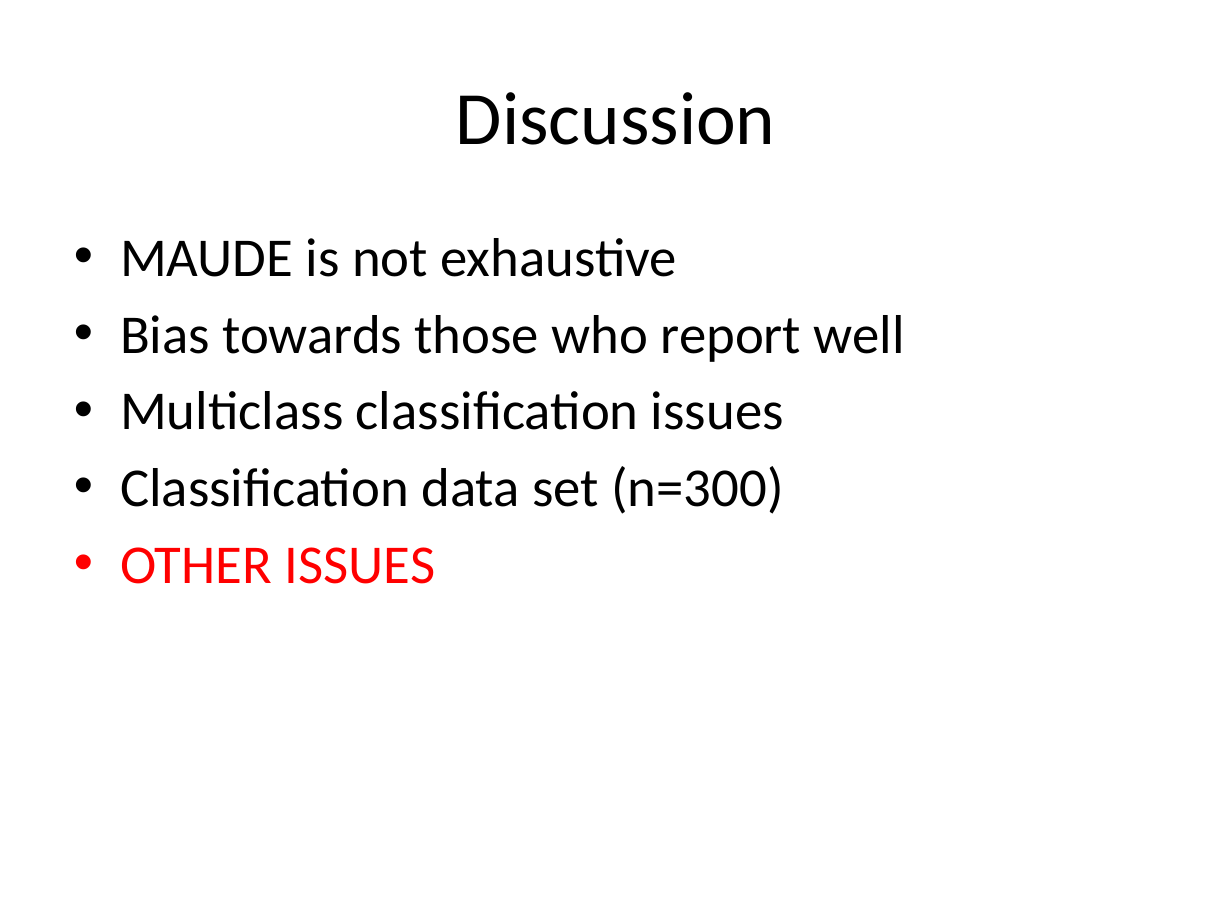
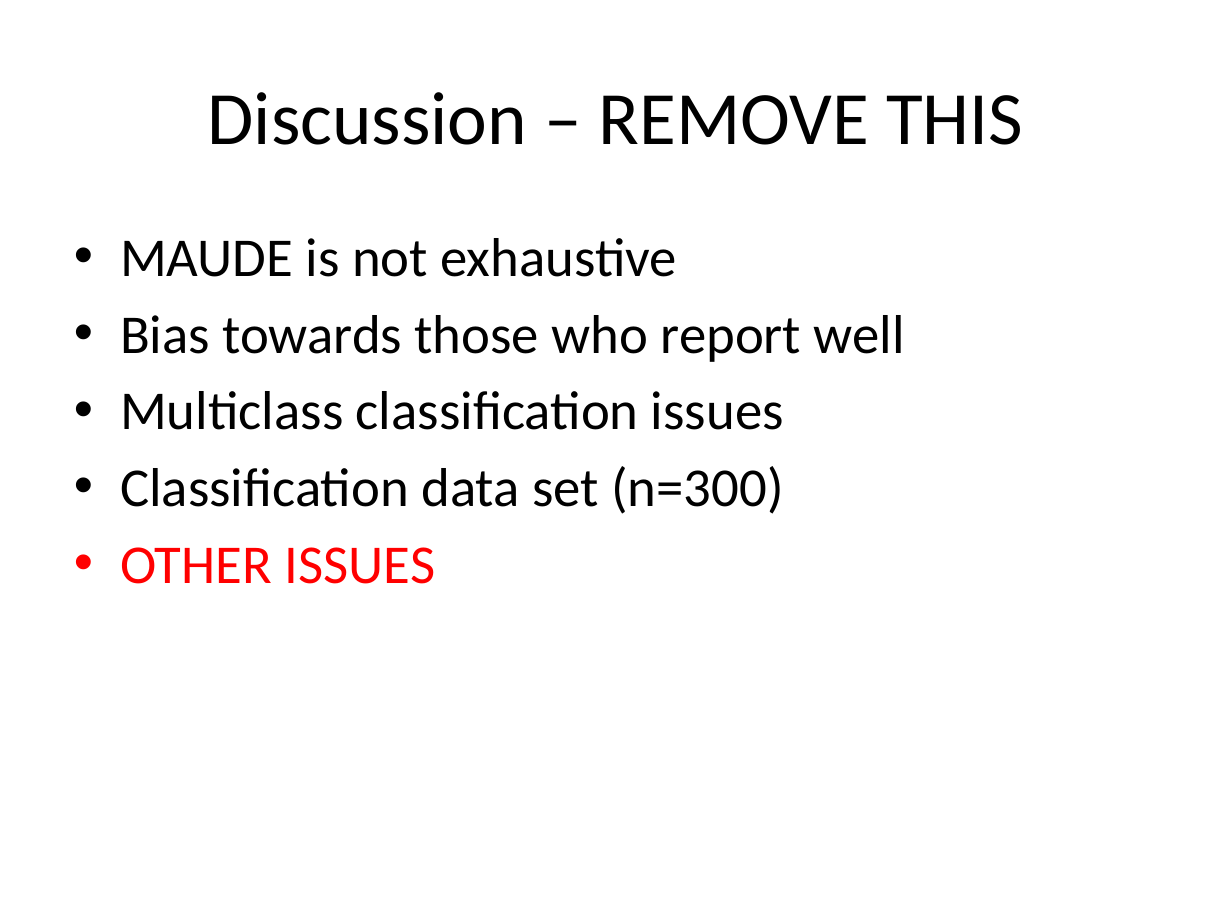
Before and after one commit to sdiemert/SENG_474_Project, a slide deck: slide 14 of presentation/presentation.pptx (slide 15 before the commit). Drawn at 1232x924 pixels with LibreOffice and Linux fonts; fonts in the diff are those of the drawing. Boxes give left, top, right and bottom in pixels: in the first picture for what was removed or moved away, otherwise in the second. Text is boxed around its words. In the diff, an @@ line names an element or a change of style, - is before the commit and + after.

```diff
--- a/presentation/presentation.pptx
+++ b/presentation/presentation.pptx
@@ title at [208,92,1023,145]: text changed @@
-Discussion
+Discussion – REMOVE THIS
```
Also in this commit, not shown: 3 other slides changed, 1 slide removed.
